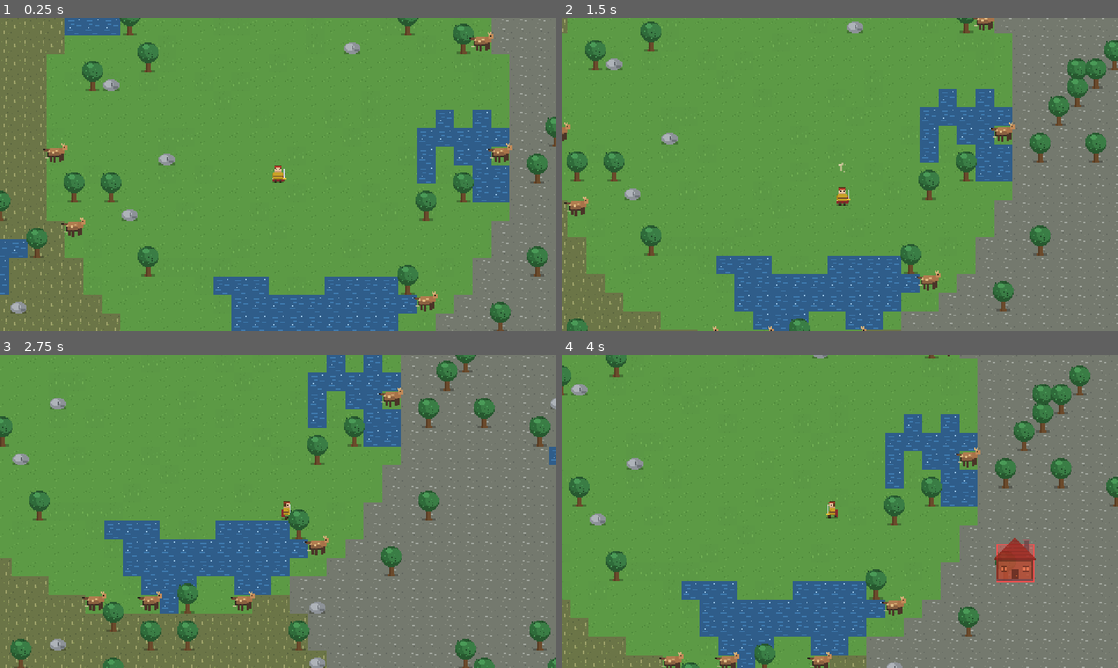
Above: before the commit, frames 1-4 (two rows, left to right).
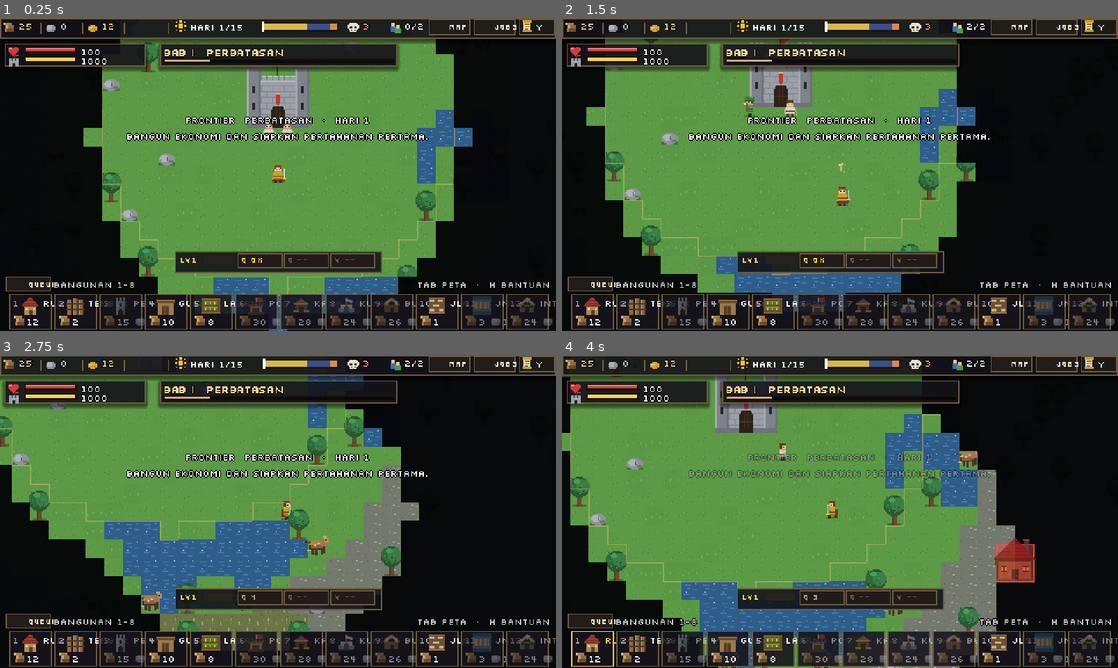
Above: after the commit, the same moments.

Repository: shimleabyte/hold-the-keep
Game: Godot game, scene res://scenes/main.tscn
Two runs of this game, one before a commit and one after it. Both use one fixed random seed, a clock stepped at 60 frames per second and the inputs below.
Inputs (mouse positions are in pixels of both pictures, inside the frame that each line leads up to):
- Up to frame 1 (0.25 s): no input
- Up to frame 2 (1.5 s): tap Enter at 0.5 s; move the mouse to (962, 158) at 0.52 s; hold D (move_right) 0.53-1.28 s; tap C (ability_cleave) at 0.6 s; click (962, 158) at 0.67 s; move the mouse to (728, 190) at 1.27 s; hold S (move_down) from 1.28 s (still down); tap Q (ability_dash) at 1.35 s
- Up to frame 3 (2.75 s): move the mouse to (333, 442) at 2.02 s; release S (move_down) at 2.03 s; hold D (move_right) from 2.03 s (still down); tap V (ability_rally) at 2.1 s
- Up to frame 4 (4 s): move the mouse to (812, 574) at 2.77 s; release D (move_right) at 2.78 s; hold W (move_up) 2.78-3.53 s; tap F (attack) at 2.85 s; click (812, 574) at 2.92 s; move the mouse to (1006, 558) at 3.52 s; hold A (move_left) from 3.53 s (still down); tap 1 (build_slot_1) at 3.6 s

The runs differ from the first frame. In frame 1, 62% of the frame differs, in the area x 0-100%, y 0-100%; in frame 2, 63%; in frame 3, 62%; in frame 4, 54%.
Error before the commit: Parse Error: Cannot infer the type of "retreat" variable because the value doesn't have a set type. (res://scripts/entities/villager.gd:910)

Commit message:
fix: add explicit types for archer combat and HUD

Diff:
--- a/scripts/entities/villager.gd
+++ b/scripts/entities/villager.gd
@@ -907,7 +907,7 @@
         if anim.face(_foe.position - position):
             queue_redraw()
         if dist < ARCHER_MIN_RANGE:
-            var retreat := (position - _foe.position).normalized()
+            var retreat: Vector2 = (position - _foe.position).normalized()
             if retreat.length_squared() > 0.0:
                 position += retreat * SPEED * 0.8 * delta
         if _atk_cd <= 0.0:
--- a/scripts/ui/hud.gd
+++ b/scripts/ui/hud.gd
@@ -694,7 +694,7 @@
             elif is_archery_range:
                 var workplace_data: Dictionary = structure.data.get("workplaces", {})
                 var capacity := int(workplace_data.get("archer", 0))
-                var assigned := capacity - structure.free_slots("archer")
+                var assigned: int = capacity - structure.free_slots("archer")
                 heading.text = "LAPANGAN PANAH %d,%d  ·  PEMANAH %d/%d" % [structure.cell.x, structure.cell.y, assigned, capacity]
             elif structure_id == "granary":
                 heading.text = "LUMBUNG %d,%d" % [structure.cell.x, structure.cell.y]
